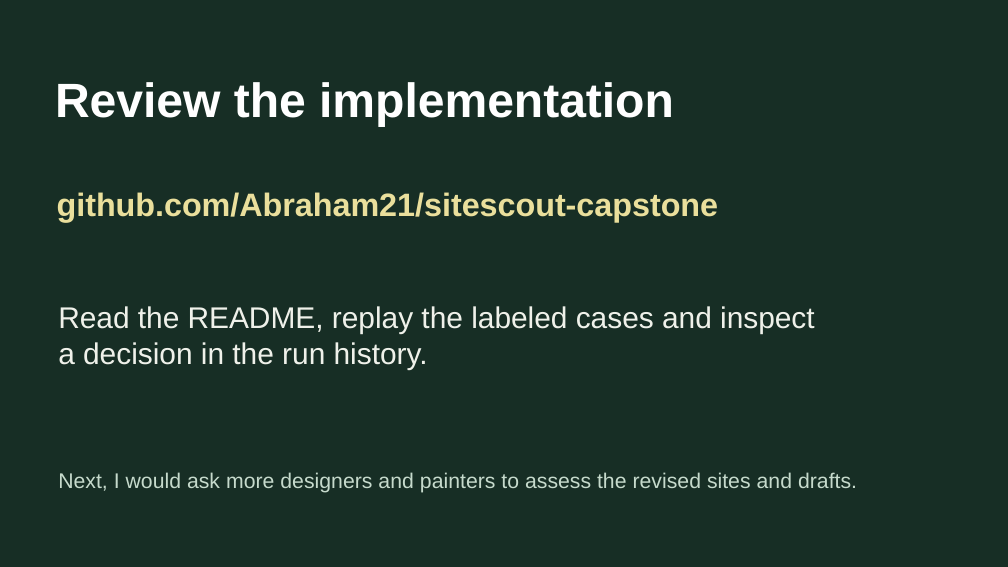
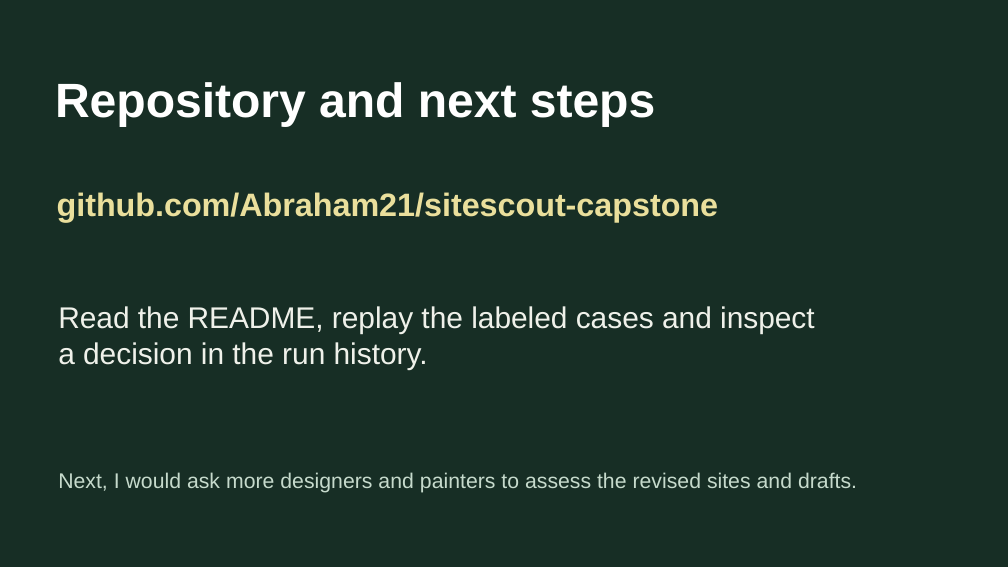
Before and after one commit to Abraham21/sitescout-capstone, a slide deck: slide 9 of submission/SiteScout Presentation.pptx. Drawn at 1008x567 pixels with LibreOffice and Linux fonts; fonts in the diff are those of the drawing. Boxes give left, top, right and bottom in pixels: in the first picture for what was removed or moved away, otherwise in the second. Text is boxed around its words. In the diff, an @@ line names an element or a change of style, - is before the commit and + after.

```diff
--- a/submission/SiteScout Presentation.pptx
+++ b/submission/SiteScout Presentation.pptx
@@ text at [55, 82, 655, 127]: text changed @@
-Review the implementation
+Repository and next steps
```
Also in this commit, not shown: 7 other slides changed, 23 other files.
